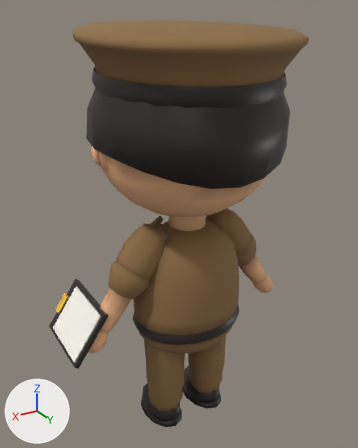
The glTF model game/assets/models/char_petugas.glb, before and after one commit.
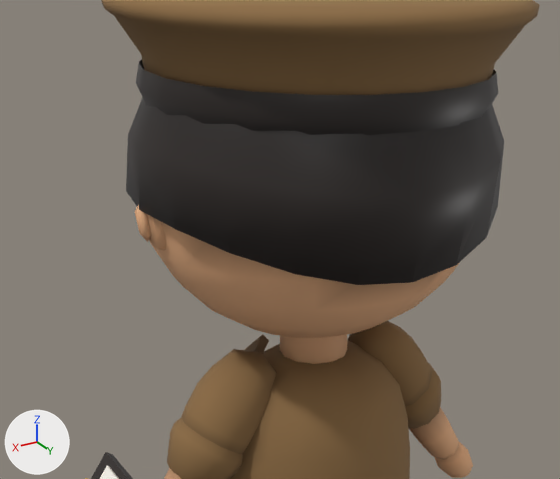
Old and new are each drawn whole from a camera (50 mm lens) standing at (0.616, 0.985, 1.102) and looking at (0.004, -0.034, 0.592) and again close up on the part from 5% to 89% of the width and 8% to 66% of the height. Lighting does not change. The marker at lower left points along +X, +Y and +Z. The first two pictures are the older version. Vertices at exactly the same position are counted once.

The first close-up shows 'Body'.
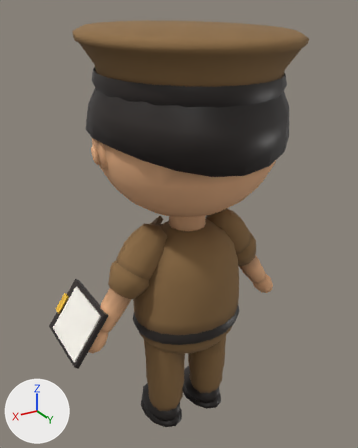
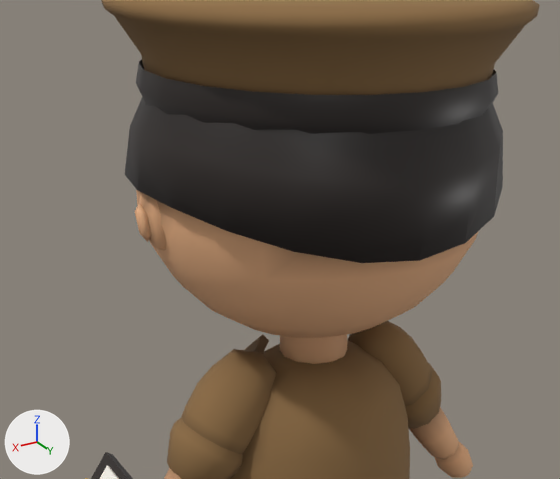
Location of each change, (x1, y1, x2, y2) in pixels of the close-ups (560 x 479 px; the box of a moved part takes in the faces that stretch with it):
```json
{"part": 1, "of": "me_body", "change": "moved or reshaped", "before": [126, 97, 504, 285], "after": [125, 97, 503, 263]}
{"part": 2, "of": "me_body", "change": "edited", "before": [135, 72, 498, 311], "after": [135, 72, 498, 311], "on screen": "looks the same"}
{"part": 3, "of": "me_body", "change": "recoloured", "before": [141, 179, 475, 280], "after": [136, 189, 341, 280]}
{"part": 4, "of": "me_body", "change": "recoloured", "before": [143, 102, 502, 301], "after": [143, 102, 502, 301]}
{"part": 5, "of": "me_body", "change": "recoloured", "after": [141, 193, 452, 278]}
```

Scene script edits in JSON lines:
```json
{"block": "me_body", "where": "me_body.from_pydata(...)  # 2593 vertices, 4808 faces; spans x -0.297..0.336, y -0.287..0.253, z -0.001..1.079"}
{"block": "me_body", "where": "# used by ob_body; location = (0.0, 0.0, 0.0)"}
{"block": "me_body", "change": "me_body part 1: 57 of 2593 vertices moved; they spanned x -0.239..0.239, y -0.207..0.227, z 0.763..0.927 and now span x -0.24..0.24, y -0.206..0.226, z 0.79..0.928; mean shift (0.0, 0.002, 0.016); largest move (0.0, 0.209, 0.763) -> (0.0, 0.219, 0.792)"}
{"block": "me_body", "change": "me_body part 2: 102 faces centred in x -0.24..0.24, y -0.27..0.217, z 0.744..1.048 are repainted in the vertex colours; the middle colour goes from white #f9f9f9 to white #fdfdfd"}
{"block": "me_body", "change": "me_body part 3: 57 faces centred in x -0.236..0.236, y -0.202..0.186, z 0.805..0.949 are repainted in the vertex colours; the middle colour goes from white #e8e8e8 to white #eaeaea"}
{"block": "me_body", "change": "me_body part 4: 72 faces centred in x -0.231..0.235, y -0.234..0.209, z 0.758..0.952 are repainted in the vertex colours; the middle colour goes from light grey #e3e3e3 to white #fbfbfb"}
{"block": "me_body", "change": "me_body part 5: 39 faces centred in x -0.233..0.233, y -0.193..0.204, z 0.789..0.954 are repainted in the vertex colours; the middle colour goes from grey #bcbcbc to white #eaeaea"}
```
